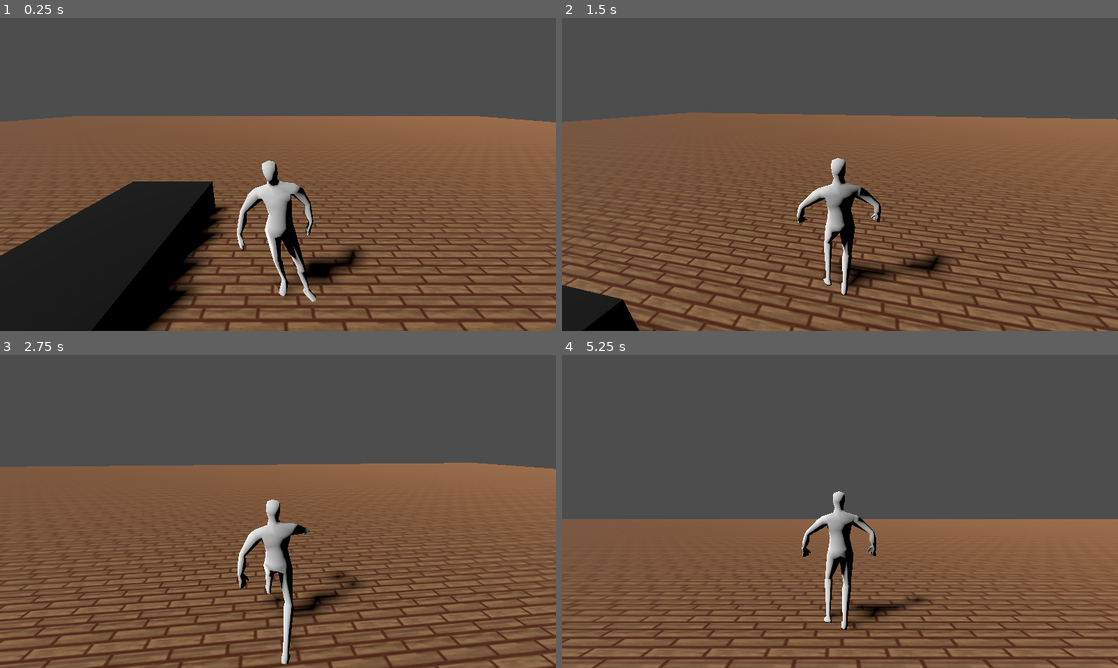
Above: before the commit, frames 1-4 (two rows, left to right).
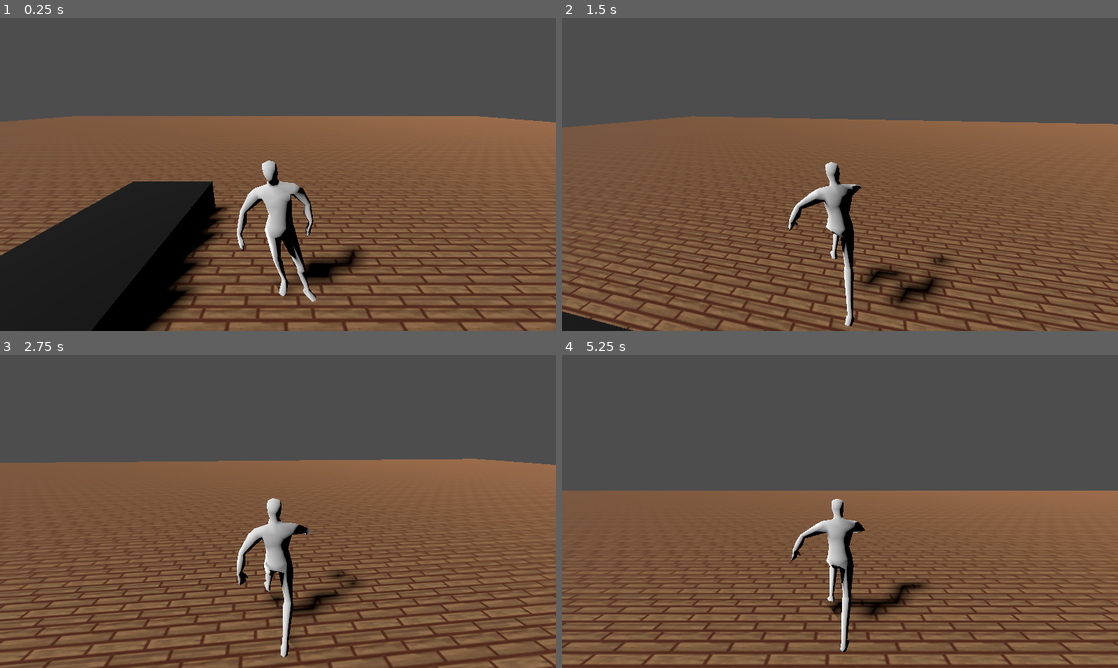
Above: after the commit, the same moments.

Repository: Dorifor/old-spooktober-n64
Game: Godot game, scene res://assets/main.tscn
Same seed, same stepped clock (60 frames per second), same inputs: the game is played once before the commit and once after it.
Inputs (mouse positions are in pixels of both pictures, inside the frame that each line leads up to):
- Up to frame 1 (0.25 s): no input
- Up to frame 2 (1.5 s): tap Enter (ui_accept) at 0.5, 0.6, 0.77, 1.07 s; move the mouse to (867, 174) at 0.52 s; hold W (forward) from 0.53 s (still down); move the mouse to (812, 174) at 1.27 s; tap Shift (run) at 1.35 s
- Up to frame 3 (2.75 s): keep holding W (forward); tap Enter (ui_accept) at 1.52, 1.55, 1.82, 2.1 s; move the mouse to (289, 505) at 2.02 s
- Up to frame 4 (5.25 s): move the mouse to (834, 517) at 2.77 s; tap Shift (run) at 2.85, 5.1 s; tap Enter (ui_accept) at 3.02, 3.05, 3.32, 3.6, 3.77, 4.07 s; move the mouse to (878, 514) at 3.52 s; tap Escape (pause) at 4.15 s; release W (forward) at 4.25 s; click "RETURN" at 4.25 s; move the mouse to (795, 508) at 5.02 s; hold W (forward) from 5.03 s (still down)

The runs differ from the first frame. In frame 2, 20% of the frame differs, in the area x 0-100%, y 30-100%; in frame 3, 7.3%; in frame 4, 24%, in the area x 0-100%, y 43-100%.

Commit message:
Fixed some animations + Made real settings (sensibility)

Diff:
--- /dev/null
+++ b/assets/Globals.gd
@@ -0,0 +1,6 @@
+extends Node
+
+@export var IS_GAME_PAUSED = false
+@export var VOLUME_VALUE = 0.7
+@export var HORIZONTAL_SENSIBILITY_VALUE = 0.2
+@export var VERTICAL_SENSIBILITY_VALUE = 0.1
--- a/assets/Player/Player.gd
+++ b/assets/Player/Player.gd
@@ -2,13 +2,10 @@
 
 
 var SPEED = 2.0
-var paused = false
-const JUMP_VELOCITY = 1.5
 
-@export var horizontal_sens = 0.5
-@export var vertical_sens = 0.5
 @export var walking_speed = 0.1
 @export var run_speed = 2
+@export var jump_velocity = 2.3
 
 @export var rig: Node3D
 @export var camera_mount: Node3D
@@ -24,14 +21,9 @@
 	Input.mouse_mode = Input.MOUSE_MODE_CAPTURED
 	animation_tree.active = true
 
-
-func pause():
-	paused = true
-	Input.mouse_mode = Input.MOUSE_MODE_VISIBLE
-	pause_menu.visible = true
-
 func _input(event):
-	if paused: return
+	var horizontal_sens = Globals.HORIZONTAL_SENSIBILITY_VALUE
+	var vertical_sens = Globals.VERTICAL_SENSIBILITY_VALUE
 	if event is InputEventMouseMotion:
 		rotate_y(deg_to_rad(-event.relative.x * horizontal_sens))
 		rig.rotate_y(deg_to_rad(event.relative.x * horizontal_sens))
@@ -43,7 +35,6 @@
 	update_animation_parameters()
 
 func _physics_process(delta):
-	if paused: return
 	if Input.is_action_pressed("run"):
 		SPEED = run_speed
 	else:
@@ -55,7 +46,7 @@
 
 	# Handle Jump.
 	if Input.is_action_just_pressed("ui_accept") and is_on_floor():
-		velocity.y = JUMP_VELOCITY
+		velocity.y = jump_velocity
 
 	# Get the input direction and handle the movement/deceleration.
 	# As good practice, you should replace UI actions with custom gameplay actions.
@@ -72,6 +63,12 @@
 
 	move_and_slide()
 
+func pause():
+	Globals.IS_GAME_PAUSED = true
+	Input.mouse_mode = Input.MOUSE_MODE_VISIBLE
+	pause_menu.visible = true
+	get_tree().paused = true
+
 func update_animation_parameters():
 	var state_machine = animation_tree["parameters/playback"]
 	if(velocity == Vector3.ZERO):
--- a/assets/Player/Player.tscn
+++ b/assets/Player/Player.tscn
@@ -161,14 +161,17 @@
 advance_mode = 2
 
 [sub_resource type="AnimationNodeStateMachineTransition" id="AnimationNodeStateMachineTransition_b2h1r"]
-xfade_time = 0.1
-advance_mode = 2
-advance_condition = &"idle"
+xfade_time = 0.3
+reset = false
 
 [sub_resource type="AnimationNodeStateMachineTransition" id="AnimationNodeStateMachineTransition_agykr"]
 xfade_time = 0.1
-advance_mode = 2
-advance_condition = &"is_walking"
+
+[sub_resource type="AnimationNodeStateMachineTransition" id="AnimationNodeStateMachineTransition_34652"]
+xfade_time = 0.1
+
+[sub_resource type="AnimationNodeStateMachineTransition" id="AnimationNodeStateMachineTransition_qnukp"]
+xfade_time = 0.4
 
 [sub_resource type="AnimationNodeStateMachine" id="AnimationNodeStateMachine_b4hd0"]
 states/Idle/node = SubResource("AnimationNodeBlendTree_t6lkh")
@@ -177,9 +180,9 @@
 states/Run/position = Vector2(472, 40)
 states/Start/position = Vector2(181, 100)
 states/Walk/node = SubResource("AnimationNodeBlendTree_h1c48")
-states/Walk/position = Vector2(583, 117)
-transitions = ["Start", "Idle", SubResource("AnimationNodeSt …(136 unchanged characters)… mationNodeStateMachineTransition_agykr")]
-graph_offset = Vector2(-96, -59)
+states/Walk/position = Vector2(584, 117)
+transitions = ["Start", "Idle", SubResource("AnimationNodeSt …(136 unchanged characters)… mationNodeStateMachineTransition_agykr"), "Walk", "Run", SubResource("AnimationNodeStateMachineTransition_34652"), "Run", "Walk", SubResource("AnimationNodeStateMachineTransition_qnukp")]
+graph_offset = Vector2(-158, -10)
 
 [sub_resource type="AnimationLibrary" id="AnimationLibrary_ysygc"]
 _data = {
@@ -193,8 +196,6 @@
 
 [node name="Player" type="CharacterBody3D" node_paths=PackedStringArray("rig", "camera_mount")]
 script = ExtResource("1_dqkn3")
-horizontal_sens = 0.2
-vertical_sens = 0.2
 walking_speed = 1.0
 rig = NodePath("visuals")
 camera_mount = NodePath("Camera_mount")
@@ -206,7 +207,7 @@
 [node name="RootNode" type="Node3D" parent="visuals/Player"]
 
 [node name="metarig" type="Node3D" parent="visuals/Player/RootNode"]
-transform = Transform3D(108.448, 2.14788, 6.38798, -7.93526, 21.2659, 88.6531, 0.601975, -106.618, 17.8113, -0.0660217, -0.111576, -0.202735)
+transform = Transform3D(108.251, -2.63688, 8.29856, -9.99441, -1.57086, 90.2568, -2.48164, -108.696, -1.50569, -0.0783175, -0.0209178, 0.0342679)
 
 [node name="Skeleton3D" type="Skeleton3D" parent="visuals/Player/RootNode/metarig"]
 bones/0/name = "spine"
@@ -221,43 +222,43 @@
 bones/1/rest = Transform3D(1, 0, 0, 0, 0.991686, 0.128684, 0, -0.128684, 0.991686, 0, 0.0015222, -1.49012e-10)
 bones/1/enabled = true
 bones/1/position = Vector3(0, 0.0015222, -1.49012e-10)
-bones/1/rotation = Quaternion(0.0116053, 0.0233524, 0.0631283, 0.997665)
-bones/1/scale = Vector3(1.00031, 1.0001, 0.999712)
+bones/1/rotation = Quaternion(-0.068856, -0.0070533, 0.0301671, 0.997145)
+bones/1/scale = Vector3(1.00001, 1.00268, 0.998124)
 bones/2/name = "spine.002"
 bones/2/parent = 1
 bones/2/rest = Transform3D(1, 0, 0, 0, 0.987999, 0.154463, 0, -0.154463, 0.987999, 0, 0.00136637, 2.61934e-11)
 bones/2/enabled = true
 bones/2/position = Vector3(0, 0.00136637, 2.61934e-11)
-bones/2/rotation = Quaternion(-0.0752245, -0.000298561, 0.0053196, 0.997152)
-bones/2/scale = Vector3(1, 1.00349, 0.997567)
+bones/2/rotation = Quaternion(-0.0914974, 0.00474872, 0.061729, 0.993879)
+bones/2/scale = Vector3(1.00007, 1.0046, 0.996739)
 bones/3/name = "spine.003"
 bones/3/parent = 2
 bones/3/rest = Transform3D(1, 0, 0, 0, 0.999995, -0.00325429, 0, 0.00325429, 0.999995, 0, 0.00172887, 0)
 bones/3/enabled = true
 bones/3/position = Vector3(0, 0.00172887, 0)
-bones/3/rotation = Quaternion(0.0455132, -0.000703634, 0.00190237, 0.998962)
-bones/3/scale = Vector3(1, 1.00127, 0.999117)
+bones/3/rotation = Quaternion(0.00359856, 0.00521594, 0.0613307, 0.998097)
+bones/3/scale = Vector3(1.00002, 1.00005, 0.999957)
 bones/4/name = "spine.004"
 bones/4/parent = 3
 bones/4/rest = Transform3D(1, 0, 0, 0, 0.918604, -0.39518, 0, 0.39518, 0.918604, 0, 0.00192578, -9.31323e-12)
 bones/4/enabled = true
 bones/4/position = Vector3(0, 0.00192578, -9.31323e-12)
-bones/4/rotation = Quaternion(0.21678, 0.000380033, -0.00151836, 0.976219)
-bones/4/scale = Vector3(1, 1.03119, 0.977736)
+bones/4/rotation = Quaternion(0.234351, -0.00384275, -0.0109286, 0.972083)
+bones/4/scale = Vector3(1, 1.03692, 0.973515)
 bones/5/name = "spine.005"
 bones/5/parent = 4
 bones/5/rest = Transform3D(1, 0, 0, 0, 0.982004, 0.18886, 0, -0.18886, 0.982004, 0, 0.000661635, -6.79865e-10)
 bones/5/enabled = true
 bones/5/position = Vector3(0, 0.000661635, -6.79865e-10)
-bones/5/rotation = Quaternion(-0.120492, 0.000190145, -0.00150872, 0.992713)
-bones/5/scale = Vector3(1, 1.00911, 0.99362)
+bones/5/rotation = Quaternion(-0.102235, -0.00535956, -0.010062, 0.994695)
+bones/5/scale = Vector3(1.00003, 1.00646, 0.995466)
 bones/6/name = "spine.006"
 bones/6/parent = 5
 bones/6/rest = Transform3D(1, 0, 0, 0, 0.982436, 0.186599, 0, -0.186599, 0.982436, 0, 0.000627012, 2.23517e-10)
 bones/6/enabled = true
 bones/6/position = Vector3(0, 0.000627012, 2.23517e-10)
-bones/6/rotation = Quaternion(-0.125646, 0.000513651, -0.00146708, 0.992074)
-bones/6/scale = Vector3(1, 1.00993, 0.993041)
+bones/6/rotation = Quaternion(-0.107651, -0.00287681, -0.0111098, 0.994123)
+bones/6/scale = Vector3(1.00001, 1.00721, 0.994953)
 bones/7/name = "spine.006_end"
 bones/7/parent = 6
 bones/7/rest = Transform3D(1, 0, 0, 0, 1, -2.64698e-23, 0, 2.64698e-23, 1, 0, 0.001983, 3.46945e-20)
@@ -270,29 +271,29 @@
 bones/8/rest = Transform3D(0.507095, 0.86189, 0.000529051, -0.0246892, 0.0139123, 0.999598, 0.861537, -0.506904, 0.0283343, 0.000183, 0.00137221, 0.000782509)
 bones/8/enabled = true
 bones/8/position = Vector3(0.000183, 0.00137221, 0.000782509)
-bones/8/rotation = Quaternion(-0.570544, -0.399132, -0.393131, 0.600517)
-bones/8/scale = Vector3(1.16458, 1.04027, 0.833854)
+bones/8/rotation = Quaternion(-0.482283, -0.499038, -0.373108, 0.615755)
+bones/8/scale = Vector3(1.18622, 1.01536, 0.834004)
 bones/9/name = "upper_arm.L"
 bones/9/parent = 8
 bones/9/rest = Transform3D(-0.593931, 0.121366, 0.795309, -0.792115, 0.0846895, -0.604469, -0.140716, -0.988989, 0.0458356, 4.09151e-05, 0.00194511, -0.000405748)
 bones/9/enabled = true
 bones/9/position = Vector3(4.09151e-05, 0.00194511, -0.000405748)
-bones/9/rotation = Quaternion(-0.15199, 0.768229, -0.457448, 0.421266)
-bones/9/scale = Vector3(1.04188, 1.15517, 0.841519)
+bones/9/rotation = Quaternion(-0.419517, 0.605805, -0.605424, 0.300779)
+bones/9/scale = Vector3(1.00318, 1.19594, 0.834598)
 bones/10/name = "forearm.L"
 bones/10/parent = 9
 bones/10/rest = Transform3D(0.999144, -0.0103638, 0.0400559, 0.0113362, 0.999645, -0.0241246, -0.0397917, 0.024558, 0.998906, 1.16415e-10, 0.0027797, 9.31323e-12)
 bones/10/enabled = true
 bones/10/position = Vector3(1.16415e-10, 0.0027797, 9.31323e-12)
-bones/10/rotation = Quaternion(0.697909, 0.0108566, -0.0308783, 0.715438)
-bones/10/scale = Vector3(1.00052, 1.19903, 0.833727)
+bones/10/rotation = Quaternion(0.133712, 0.0199238, -0.0684038, 0.988456)
+bones/10/scale = Vector3(1.00051, 1.01101, 0.991924)
 bones/11/name = "hand.L"
 bones/11/parent = 10
 bones/11/rest = Transform3D(0.996249, 0.0792103, 0.0348322, -0.082523, 0.990817, 0.107101, -0.0260289, -0.109574, 0.993638, 3.77186e-10, 0.00258173, -7.45058e-11)
 bones/11/enabled = true
 bones/11/position = Vector3(3.77186e-10, 0.00258173, -7.45058e-11)
-bones/11/rotation = Quaternion(0.0117265, 0.0470421, 0.0538641, 0.997371)
-bones/11/scale = Vector3(1.00131, 1.00012, 0.999002)
+bones/11/rotation = Quaternion(0.0208724, -0.229971, -0.101996, 0.967613)
+bones/11/scale = Vector3(1.03112, 1.00126, 0.976895)
 bones/12/name = "hand.L_end"
 bones/12/parent = 11
 bones/12/rest = Transform3D(1, -6.93889e-18, -5.55112e-17, 6.93889e-18, 1, 6.93889e-18, 5.55112e-17, -6.93889e-18, 1, 0, 0.00113041, 0)
@@ -305,29 +306,29 @@
 bones/13/rest = Transform3D(0.507095, -0.86189, -0.000529051, 0.0246892, 0.0139123, 0.999598, -0.861537, -0.506904, 0.0283343, -0.000183, 0.00137221, 0.000782509)
 bones/13/enabled = true
 bones/13/position = Vector3(-0.000183, 0.00137221, 0.000782509)
-bones/13/rotation = Quaternion(-0.570221, 0.39957, 0.394262, 0.599791)
-bones/13/scale = Vector3(1.16502, 1.03978, 0.833855)
+bones/13/rotation = Quaternion(-0.508727, 0.4435, 0.337661, 0.656117)
+bones/13/scale = Vector3(1.16348, 1.03964, 0.835474)
 bones/14/name = "upper_arm.R"
 bones/14/parent = 13
 bones/14/rest = Transform3D(-0.593931, -0.121365, -0.795309, 0.792115, 0.0846895, -0.604468, 0.140716, -0.988988, 0.0458357, -4.09151e-05, 0.00194511, -0.000405748)
 bones/14/enabled = true
 bones/14/position = Vector3(-4.09151e-05, 0.00194511, -0.000405748)
-bones/14/rotation = Quaternion(0.120281, -0.567165, 0.594709, 0.556936)
-bones/14/scale = Vector3(1.10643, 1.07752, 0.855736)
+bones/14/rotation = Quaternion(0.251836, 0.634596, -0.589053, -0.432299)
+bones/14/scale = Vector3(1.00984, 1.19067, 0.834249)
 bones/15/name = "forearm.R"
 bones/15/parent = 14
 bones/15/rest = Transform3D(0.999144, 0.0103638, -0.0400559, -0.0113362, 0.999645, -0.0241246, 0.0397917, 0.024558, 0.998906, -1.14087e-10, 0.0027797, -9.31323e-12)
 bones/15/enabled = true
 bones/15/position = Vector3(-1.14087e-10, 0.0027797, -9.31323e-12)
-bones/15/rotation = Quaternion(0.69993, -0.0107579, 0.0306964, 0.71347)
-bones/15/scale = Vector3(1.00052, 1.19907, 0.833694)
+bones/15/rotation = Quaternion(0.163624, -0.0184004, 0.0673386, 0.98405)
+bones/15/scale = Vector3(1.00052, 1.01691, 0.987716)
 bones/16/name = "hand.R"
 bones/16/parent = 15
 bones/16/rest = Transform3D(0.996249, -0.0792103, -0.0348322, 0.082523, 0.990817, 0.107101, 0.0260289, -0.109574, 0.993638, -3.71365e-10, 0.00258173, 4.65661e-11)
 bones/16/enabled = true
 bones/16/position = Vector3(-3.71365e-10, 0.00258173, 4.65661e-11)
-bones/16/rotation = Quaternion(0.104261, -0.080615, -0.0580622, 0.989575)
-bones/16/scale = Vector3(1.00333, 1.00743, 0.992466)
+bones/16/rotation = Quaternion(-0.0626736, 0.0968953, 0.119876, 0.986059)
+bones/16/scale = Vector3(1.00676, 1.00165, 0.994124)
 bones/17/name = "hand.R_end"
 bones/17/parent = 16
 bones/17/rest = Transform3D(1, 7.80626e-18, -2.77556e-17, -7.80626e-18, 1, 2.16667e-34, 2.77556e-17, 0, 1, 5.55111e-19, 0.00113041, 0)
@@ -396,29 +397,29 @@
 bones/26/rest = Transform3D(0.998696, 0.0510395, -0.00128481, 0.0483303, -0.953198, -0.298458, -0.0164578, 0.298006, -0.954423, 0.00098, 0.000708185, 0.000259423)
 bones/26/enabled = true
 bones/26/position = Vector3(0.00098, 0.000708185, 0.000259423)
-bones/26/rotation = Quaternion(0.885253, 0.0750709, -0.0245897, 0.458352)
-bones/26/scale = Vector3(1.00193, 1.14042, 0.887941)
+bones/26/rotation = Quaternion(0.931995, 0.133912, -0.151706, 0.30073)
+bones/26/scale = Vector3(1.02078, 1.05427, 0.945166)
 bones/27/name = "shin.L"
 bones/27/parent = 26
 bones/27/rest = Transform3D(0.999857, 0.0137199, 0.00988929, -0.0128397, 0.99637, -0.0841528, -0.011008, 0.0840138, 0.996404, -8.5347e-11, 0.00511527, -3.09956e-11)
 bones/27/enabled = true
 bones/27/position = Vector3(-8.5347e-11, 0.00511527, -3.09956e-11)
-bones/27/rotation = Quaternion(0.924253, -0.0251206, -0.0188422, 0.380488)
-bones/27/scale = Vector3(1.00004, 1.10334, 0.921354)
+bones/27/rotation = Quaternion(0.265822, -0.0858843, -0.0507987, 0.958844)
+bones/27/scale = Vector3(1.00291, 1.05031, 0.961387)
 bones/28/name = "foot.L"
 bones/28/parent = 27
 bones/28/rest = Transform3D(0.997912, -0.0294101, -0.0575083, 0.0644488, 0.512652, 0.856174, 0.00430162, -0.858092, 0.513477, 1.26802e-10, 0.00483228, -5.82077e-13)
 bones/28/enabled = true
 bones/28/position = Vector3(1.26802e-10, 0.00483228, -5.82077e-13)
-bones/28/rotation = Quaternion(-0.604788, -0.0336933, 0.0346728, 0.794918)
-bones/28/scale = Vector3(1.00002, 1.18994, 0.843143)
+bones/28/rotation = Quaternion(-0.529766, -0.0891454, 0.0965923, 0.837897)
+bones/28/scale = Vector3(1.00033, 1.1724, 0.859805)
 bones/29/name = "toe.L"
 bones/29/parent = 28
 bones/29/rest = Transform3D(-1, -3.74808e-07, -5.05337e-07, -4.08972e-08, 0.840214, -0.542255, 6.27833e-07, -0.542255, -0.840214, -1.45017e-11, 0.00114387, 4.88588e-11)
 bones/29/enabled = true
 bones/29/position = Vector3(-1.45017e-11, 0.00114387, 4.88588e-11)
-bones/29/rotation = Quaternion(-1.26167e-07, 0.9475, -0.319755, 4.2578e-08)
-bones/29/scale = Vector3(1, 1.07222, 0.94657)
+bones/29/rotation = Quaternion(-6.07043e-07, 0.946954, -0.321368, -1.31343e-07)
+bones/29/scale = Vector3(1, 1.073, 0.945958)
 bones/30/name = "toe.L_end"
 bones/30/parent = 29
 bones/30/rest = Transform3D(1, 2.64698e-23, 4.69992e-24, -2.64698e-23, 1, 0, -4.69992e-24, 0, 1, 2.77556e-19, 0.000672, 0)
@@ -445,29 +446,29 @@
 bones/33/rest = Transform3D(0.998696, -0.0510395, 0.00128481, -0.0483303, -0.953198, -0.298458, 0.0164578, 0.298006, -0.954423, -0.00098, 0.000708185, 0.000259423)
 bones/33/enabled = true
 bones/33/position = Vector3(-0.00098, 0.000708185, 0.000259423)
-bones/33/rotation = Quaternion(0.899447, 0.0873814, 0.060356, 0.42393)
-bones/33/scale = Vector3(1.00018, 1.12757, 0.900627)
+bones/33/rotation = Quaternion(0.982046, 0.109077, 0.0313451, 0.150682)
+bones/33/scale = Vector3(1.00011, 1.01538, 0.989093)
 bones/34/name = "shin.R"
 bones/34/parent = 33
 bones/34/rest = Transform3D(0.999857, -0.0137199, -0.00988929, 0.0128397, 0.99637, -0.0841528, 0.011008, 0.0840138, 0.996404, 8.5347e-11, 0.00511527, -3.09956e-11)
 bones/34/enabled = true
 bones/34/position = Vector3(8.5347e-11, 0.00511527, -3.09956e-11)
-bones/34/rotation = Quaternion(0.499854, 0.00217703, -0.0124319, 0.866018)
-bones/34/scale = Vector3(1.00004, 1.1598, 0.871831)
+bones/34/rotation = Quaternion(0.130105, 0.0483225, -0.0230697, 0.990053)
+bones/34/scale = Vector3(1.00171, 1.01026, 0.991606)
 bones/35/name = "foot.R"
 bones/35/parent = 34
 bones/35/rest = Transform3D(0.997912, 0.0294101, 0.0575083, -0.0644488, 0.512652, 0.856174, -0.00430162, -0.858092, 0.513477, -1.26802e-10, 0.00483228, -5.82077e-13)
 bones/35/enabled = true
 bones/35/position = Vector3(-1.26802e-10, 0.00483228, -5.82077e-13)
-bones/35/rotation = Quaternion(-0.713405, -0.0348946, 0.0625097, 0.697085)
-bones/35/scale = Vector3(1.00025, 1.19929, 0.833696)
+bones/35/rotation = Quaternion(-0.563473, -0.030379, 0.063158, 0.823156)
+bones/35/scale = Vector3(1.00007, 1.18102, 0.851772)
 bones/36/name = "toe.R"
 bones/36/parent = 35
 bones/36/rest = Transform3D(-1, 3.74808e-07, 5.05337e-07, 4.08972e-08, 0.840214, -0.542255, -6.27833e-07, -0.542255, -0.840214, 1.45017e-11, 0.00114387, 4.88588e-11)
 bones/36/enabled = true
 bones/36/position = Vector3(1.45017e-11, 0.00114387, 4.88588e-11)
-bones/36/rotation = Quaternion(-5.06656e-07, 0.95123, -0.308482, 1.64307e-07)
-bones/36/scale = Vector3(1, 1.06688, 0.950751)
+bones/36/rotation = Quaternion(-5.14513e-08, 0.946701, -0.322114, -1.51217e-07)
+bones/36/scale = Vector3(1, 1.07336, 0.945674)
 bones/37/name = "toe.R_end"
 bones/37/parent = 36
 bones/37/rest = Transform3D(1, -2.64698e-23, -4.69992e-24, 2.64698e-23, 1, 0, 4.69992e-24, 0, 1, -2.77556e-19, 0.000672, 0)
@@ -497,8 +498,7 @@
 [node name="AnimationTree" type="AnimationTree" parent="visuals/Player"]
 tree_root = SubResource("AnimationNodeStateMachine_b4hd0")
 anim_player = NodePath("../AnimationPlayer")
-parameters/conditions/idle = false
-parameters/conditions/is_walking = false
+active = true
 parameters/Walk/Blend2/blend_amount = 0.0
 
 [node name="AnimationPlayer" type="AnimationPlayer" parent="visuals/Player"]
--- a/assets/UI/Pause Menu/pause_menu.tscn
+++ b/assets/UI/Pause Menu/pause_menu.tscn
@@ -13,6 +13,7 @@
 font_size = 32
 
 [node name="Pause Menu" type="Control"]
+process_mode = 2
 layout_mode = 3
 anchors_preset = 15
 anchor_right = 1.0
@@ -65,6 +66,7 @@
 layout_mode = 2
 max_value = 1.0
 step = 0.05
+value = 0.2
 
 [node name="Vertical Sensibility" type="VBoxContainer" parent="VBoxContainer"]
 layout_mode = 2
@@ -79,6 +81,7 @@
 layout_mode = 2
 max_value = 1.0
 step = 0.05
+value = 0.1
 
 [node name="Volume" type="VBoxContainer" parent="VBoxContainer"]
 layout_mode = 2
@@ -93,6 +96,7 @@
 layout_mode = 2
 max_value = 1.0
 step = 0.05
+value = 0.7
 
 [node name="Return Button" type="Button" parent="VBoxContainer"]
 layout_mode = 2
--- a/assets/UI/Pause Menu/pause_menu_manager.gd
+++ b/assets/UI/Pause Menu/pause_menu_manager.gd
@@ -3,21 +3,23 @@
 @export var player: CharacterBody3D
 
 func _on_horizontal_slider_value_changed(value):
-	print(value)
+	Globals.HORIZONTAL_SENSIBILITY_VALUE = value
 
 
 func _on_vertical_slider_value_changed(value):
-	print(value)
+	Globals.VERTICAL_SENSIBILITY_VALUE = value
 
 
 func _on_volume_slider_value_changed(value):
-	print(value)
+	Globals.VOLUME_VALUE = value
+	# TODO: Probablement changer le volume des sons jsp ou si c'est deja centralise dans Godot
 
 
 func _on_return_button_pressed():
 	visible = false
-	player.paused = false
+	Globals.IS_GAME_PAUSED = false
 	Input.mouse_mode = Input.MOUSE_MODE_CAPTURED
+	get_tree().paused = false
 
 
 func _on_quit_button_pressed():
--- a/assets/main.tscn
+++ b/assets/main.tscn
@@ -48,53 +48,38 @@
 pause_menu = NodePath("../Pause Menu")
 
 [node name="metarig" parent="Player/visuals/Player/RootNode" index="0"]
-transform = Transform3D(108.263, -2.99779, 8.10223, -9.76813, -1.69438, 90.2724, -2.83384, -108.686, -1.63079, -0.0798438, -0.0217626, 0.0308427)
+transform = Transform3D(108.276, -2.86701, 8.01864, -9.6631, -1.59835, 90.2815, -2.71395, -108.691, -1.53914, -0.0792836, -0.0215382, 0.0304385)
 
 [node name="Skeleton3D" parent="Player/visuals/Player/RootNode/metarig" index="0"]
-bones/1/rotation = Quaternion(-0.0658623, -0.00619838, 0.0303767, 0.997347)
-bones/1/scale = Vector3(1.00001, 1.00268, 0.998124)
-bones/2/rotation = Quaternion(-0.086713, 0.00570781, 0.0616974, 0.994305)
-bones/2/scale = Vector3(1.00007, 1.0046, 0.996739)
-bones/3/rotation = Quaternion(0.00840853, 0.00555357, 0.0614025, 0.998062)
-bones/3/scale = Vector3(1.00002, 1.00005, 0.999957)
-bones/4/rotation = Quaternion(0.234413, -0.00400273, -0.0107488, 0.97207)
-bones/4/scale = Vector3(1, 1.03692, 0.973515)
-bones/5/rotation = Quaternion(-0.101954, -0.0054283, -0.00993242, 0.994725)
-bones/5/scale = Vector3(1.00003, 1.00646, 0.995466)
-bones/6/rotation = Quaternion(-0.107511, -0.00306407, -0.010986, 0.994138)
-bones/6/scale = Vector3(1.00001, 1.00721, 0.994953)
-bones/8/rotation = Quaternion(-0.511817, -0.467121, -0.408212, 0.59431)
-bones/8/scale = Vector3(1.18582, 1.01579, 0.834036)
-bones/9/rotation = Quaternion(-0.380031, 0.628005, -0.583938, 0.346701)
-bones/9/scale = Vector3(1.00001, 1.19877, 0.834413)
-bones/10/rotation = Quaternion(0.133712, 0.0199238, -0.0684038, 0.988456)
-bones/10/scale = Vector3(1.00051, 1.01101, 0.991924)
-bones/11/rotation = Quaternion(0.0218252, -0.232395, -0.102786, 0.966929)
-bones/11/scale = Vector3(1.03163, 1.00139, 0.976427)
-bones/13/rotation = Quaternion(-0.535347, 0.417942, 0.367375, 0.635424)
-bones/13/scale = Vector3(1.16303, 1.04066, 0.835022)
-bones/14/rotation = Quaternion(0.214895, 0.650154, -0.559273, -0.467261)
-bones/14/scale = Vector3(1.02122, 1.181, 0.834174)
-bones/15/rotation = Quaternion(0.163938, -0.0183842, 0.067327, 0.983999)
-bones/15/scale = Vector3(1.00052, 1.01691, 0.987716)
-bones/16/rotation = Quaternion(-0.0638112, 0.0985043, 0.119317, 0.985895)
-bones/16/scale = Vector3(1.00676, 1.00165, 0.994124)
-bones/26/rotation = Quaternion(0.931746, 0.133833, -0.150819, 0.301978)
-bones/26/scale = Vector3(1.02059, 1.0549, 0.944819)
-bones/27/rotation = Quaternion(0.264249, -0.084626, -0.0505366, 0.959404)
-bones/27/scale = Vector3(1.00282, 1.0497, 0.961915)
-bones/28/rotation = Quaternion(-0.526787, -0.090015, 0.0968258, 0.839653)
-bones/28/scale = Vector3(1.00037, 1.17167, 0.86046)
-bones/29/rotation = Quaternion(-6.07043e-07, 0.946954, -0.321368, -1.31343e-07)
-bones/29/scale = Vector3(1, 1.073, 0.945958)
-bones/33/rotation = Quaternion(0.981065, 0.110815, 0.0312874, 0.15573)
-bones/33/scale = Vector3(1.00011, 1.01603, 0.988632)
-bones/34/rotation = Quaternion(0.136876, 0.0527215, -0.0220964, 0.988937)
-bones/34/scale = Vector3(1.00186, 1.01167, 0.990501)
-bones/35/rotation = Quaternion(-0.56491, -0.0312933, 0.0649411, 0.821997)
-bones/35/scale = Vector3(1.00007, 1.18102, 0.851772)
-bones/36/rotation = Quaternion(-5.14514e-08, 0.946701, -0.322114, -1.51217e-07)
-bones/36/scale = Vector3(1, 1.07336, 0.945674)
+bones/1/rotation = Quaternion(-0.0698904, -0.0073526, 0.0294309, 0.997093)
+bones/2/rotation = Quaternion(-0.0950378, 0.00419453, 0.0617384, 0.993549)
+bones/3/rotation = Quaternion(-7.7039e-05, 0.00508301, 0.0612775, 0.998108)
+bones/4/rotation = Quaternion(0.234386, -0.00393243, -0.0108278, 0.972075)
+bones/5/rotation = Quaternion(-0.102204, -0.00541385, -0.00995874, 0.994699)
+bones/6/rotation = Quaternion(-0.107573, -0.00298178, -0.0110404, 0.994132)
+bones/8/rotation = Quaternion(-0.457113, -0.523484, -0.342845, 0.632036)
+bones/8/scale = Vector3(1.18667, 1.0149, 0.833946)
+bones/9/rotation = Quaternion(-0.449036, 0.585292, -0.622751, 0.26073)
+bones/9/scale = Vector3(1.00965, 1.1904, 0.834673)
+bones/11/rotation = Quaternion(0.0206056, -0.230436, -0.101775, 0.967531)
+bones/11/scale = Vector3(1.03117, 1.00132, 0.976811)
+bones/13/rotation = Quaternion(-0.486626, 0.462721, 0.313343, 0.671491)
+bones/13/scale = Vector3(1.16381, 1.039, 0.835708)
+bones/14/rotation = Quaternion(0.28071, 0.622285, -0.608089, -0.405205)
+bones/14/scale = Vector3(1.00463, 1.19508, 0.834239)
+bones/15/rotation = Quaternion(0.16394, -0.0183842, 0.0673267, 0.983998)
+bones/16/rotation = Quaternion(-0.0622507, 0.0946725, 0.119229, 0.986381)
+bones/26/rotation = Quaternion(0.932054, 0.133304, -0.151288, 0.301026)
+bones/26/scale = Vector3(1.02073, 1.05429, 0.945187)
+bones/27/rotation = Quaternion(0.262409, -0.0855797, -0.0505457, 0.959824)
+bones/27/scale = Vector3(1.00291, 1.04891, 0.962444)
+bones/28/rotation = Quaternion(-0.526294, -0.089685, 0.097653, 0.839902)
+bones/28/scale = Vector3(1.00033, 1.17156, 0.860599)
+bones/33/rotation = Quaternion(0.98121, 0.110987, 0.0307433, 0.154805)
+bones/33/scale = Vector3(1.00011, 1.01574, 0.988834)
+bones/34/rotation = Quaternion(0.134156, 0.0523528, -0.0213586, 0.989346)
+bones/34/scale = Vector3(1.00178, 1.01114, 0.990934)
+bones/35/rotation = Quaternion(-0.564075, -0.0312421, 0.0649702, 0.822571)
 
 [node name="AnimationTree" parent="Player/visuals/Player" index="1"]
 parameters/Walk/Blend2/blend_amount = 0
--- a/project.godot
+++ b/project.godot
@@ -15,6 +15,10 @@
 config/features=PackedStringArray("4.1", "Forward Plus")
 boot_splash/bg_color=Color(0.141176, 0.141176, 0.141176, 1)
 config/icon="res://assets/icon.svg"
+
+[autoload]
+
+Globals="*res://assets/Globals.gd"
 
 [display]
 
Not shown: 1 places in assets/Player/Player.tscn that only renumber resources
Not shown: 1 places in assets/main.tscn that only renumber resources
